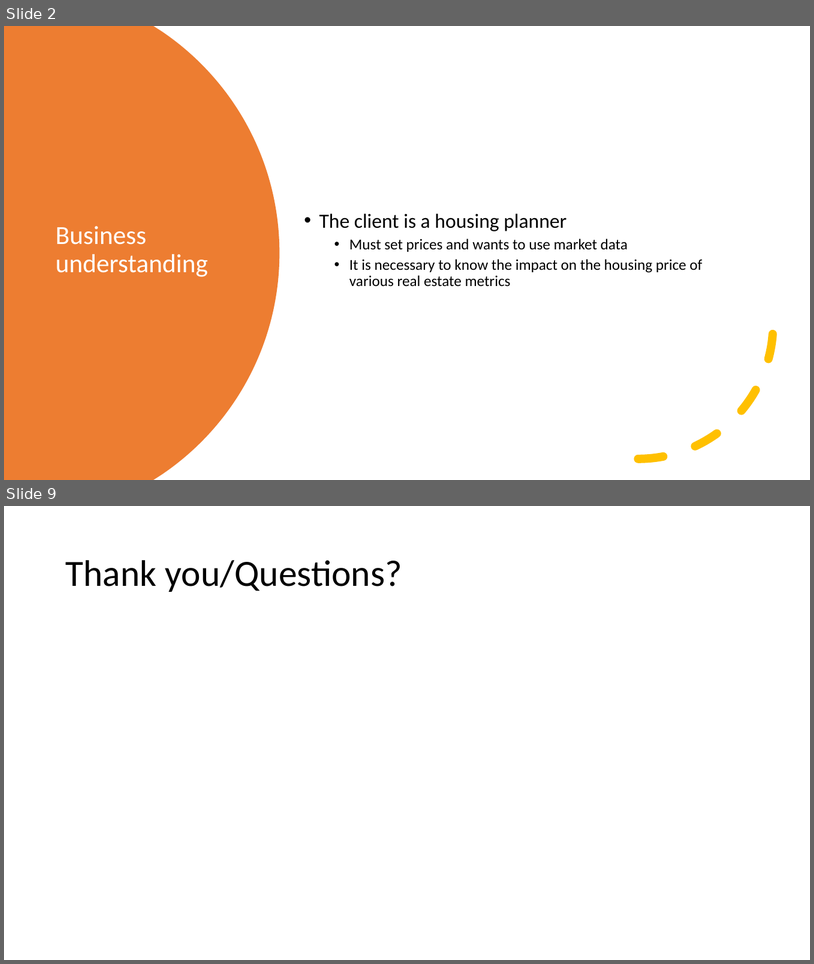
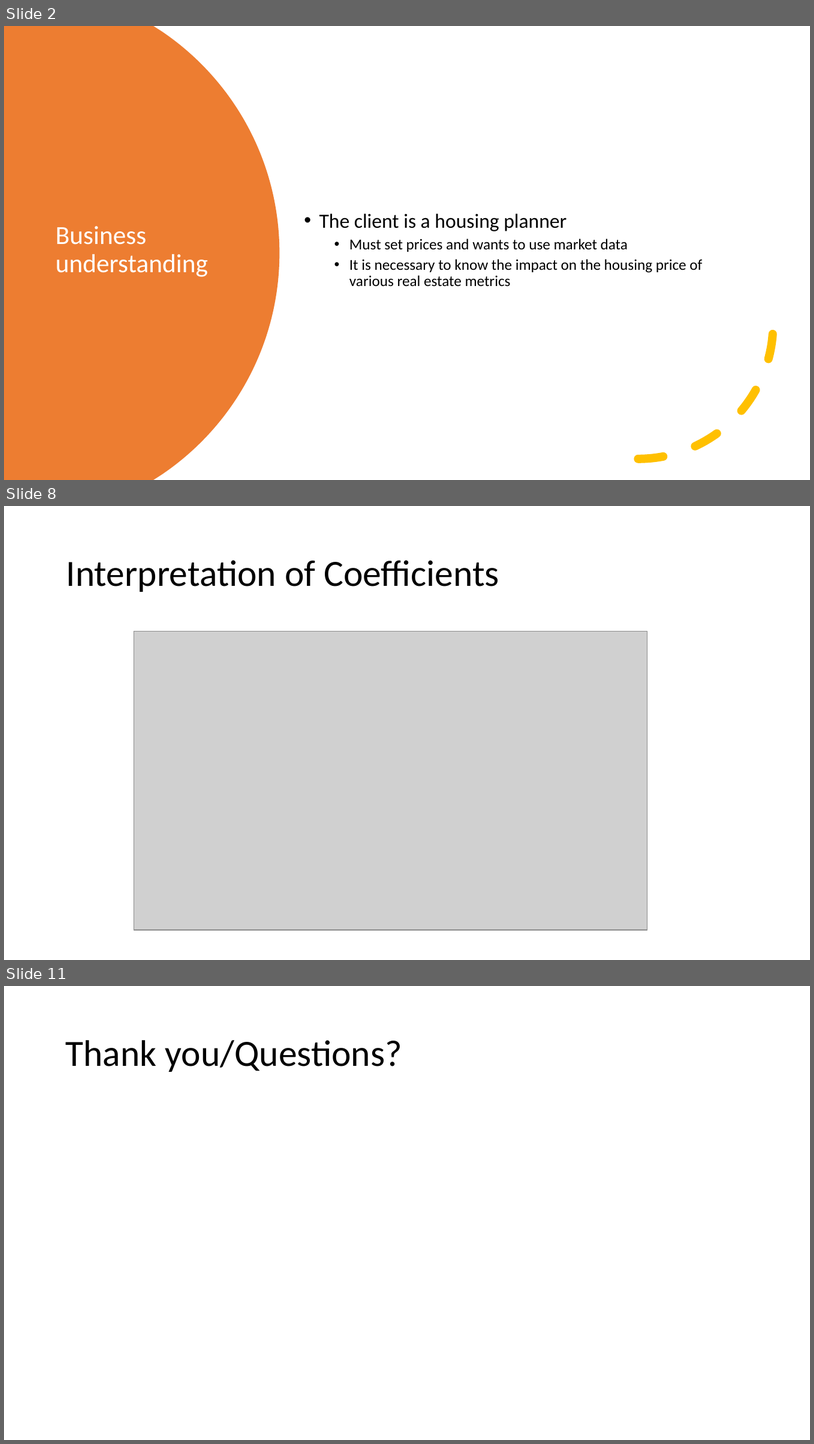
Before and after one commit to jmarksk/RealEstateProject2, a slide deck: Presentation_RealEstate.pptx. Shown one above the other, each under a label of ours: slides 2 and 9 before the commit, slides 2, 8 and 11 after it; the slides between them are not shown. The pictures are 814x964 and 814x1444 pixels, drawn with LibreOffice and Linux fonts; fonts in the diff are those of the drawing; grey boxes stand for pictures. Boxes give left, top, right and bottom in pixels: in the first picture for what was removed or moved away, otherwise in the second. Text is boxed around its words. In the diff, an @@ line names an element or a change of style, - is before the commit and + after.

```diff
--- a/Presentation_RealEstate.pptx
+++ b/Presentation_RealEstate.pptx
@@ slide 8 added at <box>4,506,810,960</box>, background #FFFFFF @@
@@ title added at <box>66,560,499,592</box>, 44 pt, text #000000 @@
+Interpretation of Coefficients
@@ picture added at <box>134,631,648,930</box> @@
@@ what was slide 9 is now slide 11 @@
```
Also in this commit, not shown: 6 slides changed, 1 other slide added, 3 other files.
